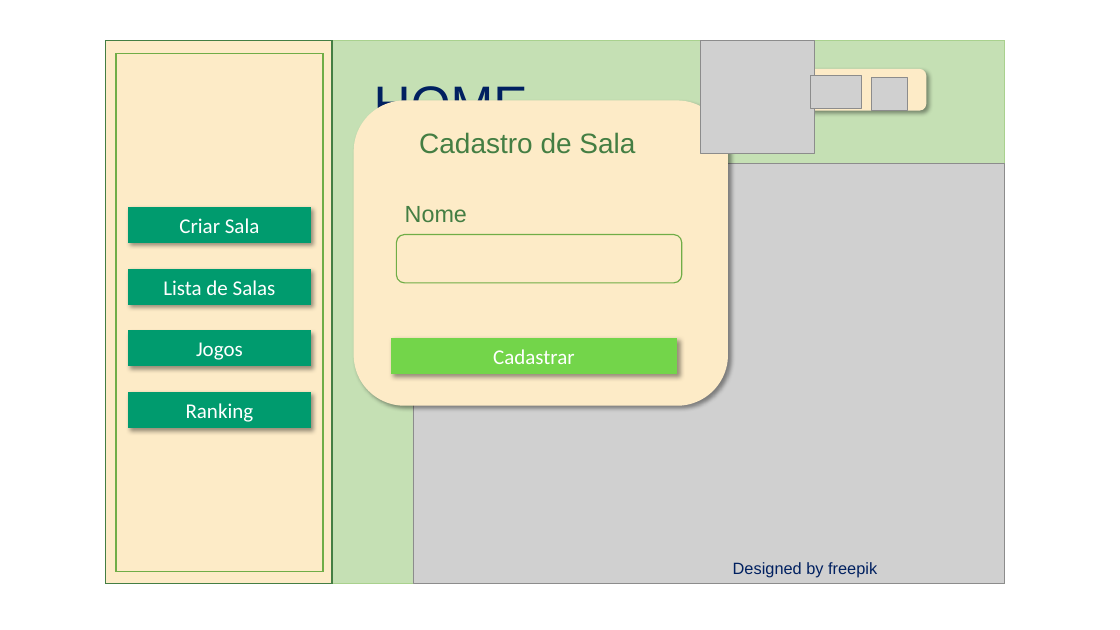
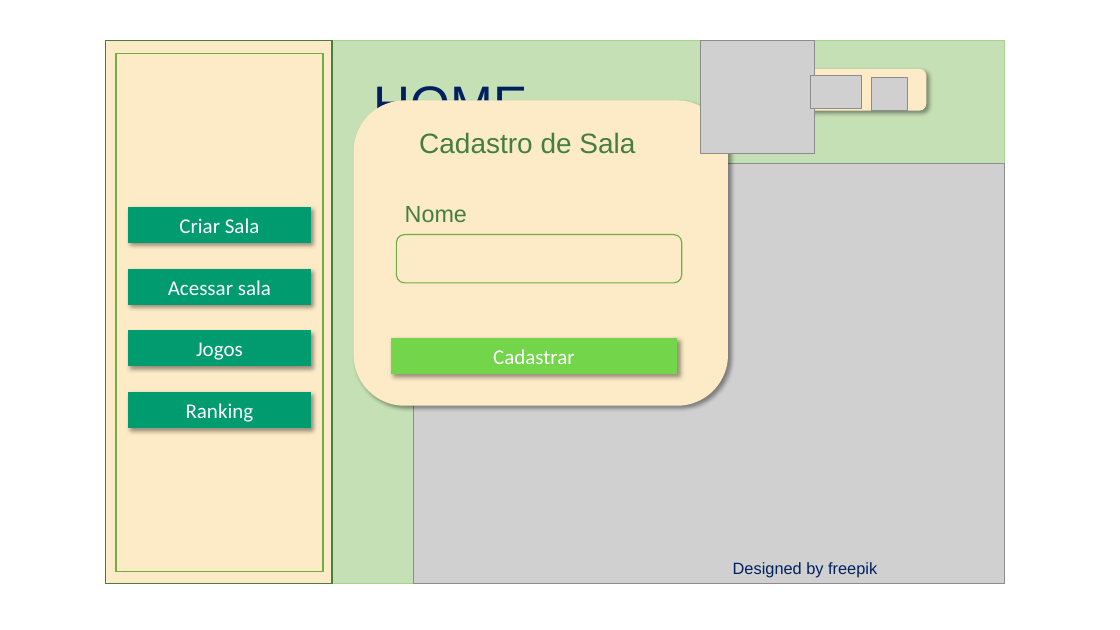
Before and after one commit to NathanReis/FTT-Recicla, a slide deck: slide 13 of DocumentacaoProjeto/Protótipo_Visual.pptx. Drawn at 1120x630 pixels with LibreOffice and Linux fonts; fonts in the diff are those of the drawing; grey boxes stand for pictures. Boxes give left, top, right and bottom in pixels: in the first picture for what was removed or moved away, otherwise in the second. Text is boxed around its words. In the diff, an @@ line names an element or a change of style, - is before the commit and + after.

```diff
--- a/DocumentacaoProjeto/Protótipo_Visual.pptx
+++ b/DocumentacaoProjeto/Protótipo_Visual.pptx
@@ text in rectangle at [168,280,271,295]: text changed @@
-Lista de Salas
+Acessar sala
```
Also in this commit, not shown: 6 other slides changed, 6 slides removed, 5 other files.
